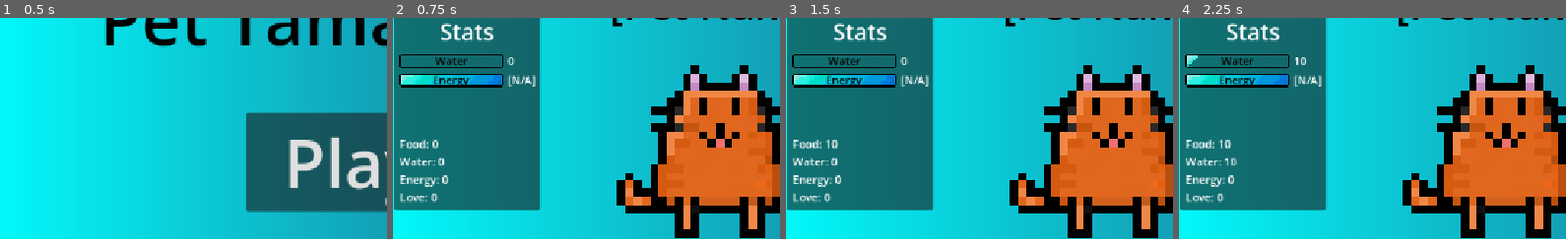
Above: before the commit, frames 1-4 (left to right).
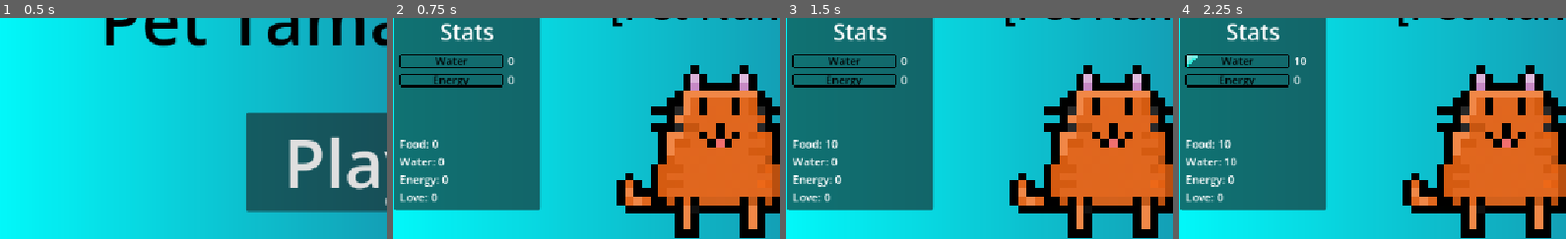
Above: after the commit, the same moments.

Repository: smallzdev/Tomagotchi-game
Game: Godot game, scene res://scenes/menus/main_menu.tscn
Two runs of this game, one before a commit and one after it. Both use one fixed random seed, a clock stepped at 60 frames per second and the inputs below.
Inputs:
- Up to frame 1 (0.5 s): no input
- Up to frame 2 (0.75 s): click "Play" at 0.5 s
- Up to frame 3 (1.5 s): click "food" at 1.25 s
- Up to frame 4 (2.25 s): click "water" at 2 s
The pictures show only the part of the screen within x 3-53%, y 24-74%; the shares and areas given below are measured in that part.

Frame 1 is identical in both runs. In frame 2, 1.4% of the frame differs, in the area x 2-37%, y 25-32%; in frame 3, 1.4%; in frame 4, 1.4%.

Commit message:
Energy Bar
Updated energy bar texture, and also made the energy bar work.

Diff:
--- a/scenes/menus/main_game_buttons.gd
+++ b/scenes/menus/main_game_buttons.gd
@@ -4,6 +4,8 @@
 @onready var statText = %statTextLabel
 @onready var waterStatText = %waterStatText
 @onready var waterStatBar = %waterStatBar
+@onready var energyStatText = %energyStatText
+@onready var energyStatBar = %energyStatBar
 
 func _ready() -> void:
 	# button variables
@@ -65,8 +67,11 @@
 	Energy: " + str(Global.energy) + "
 	Love: " + str(Global.love)
 	waterStatText.text = str(Global.water)
+	energyStatText.text = str(Global.energy)
 
 	# progress bar things
+
+	# water
 	if Global.water > 86:
 		waterStatBar.frame = 0
 	if Global.water > 72 and Global.water < 86:
@@ -84,5 +89,23 @@
 	if Global.water < 6:
 		waterStatBar.frame = 7
 
+	# energy
+	if Global.energy > 86:
+		energyStatBar.frame = 0
+	if Global.energy > 72 and Global.energy < 86:
+		energyStatBar.frame = 1
+	if Global.energy > 58 and Global.energy < 72:
+		energyStatBar.frame = 2
+	if Global.energy > 44 and Global.energy < 58:
+		energyStatBar.frame = 3
+	if Global.energy > 30 and Global.energy < 44:
+		energyStatBar.frame = 4
+	if Global.energy > 1 and Global.energy < 30:
+		energyStatBar.frame = 5
+	if Global.energy <= 12:
+		energyStatBar.frame = 6
+	if Global.energy < 6:
+		energyStatBar.frame = 7
+
 # ughghghg im mathed out. If you edit make sure to test
 # because the slightest mistake breaks it.
--- a/scenes/menus/main_game_scene.tscn
+++ b/scenes/menus/main_game_scene.tscn
@@ -6,6 +6,7 @@
 [ext_resource type="Texture2D" uid="uid://tlvriaji08jr" path="res://Resources/InUse/ReusedAssets/cat.png" id="3_pgmow"]
 [ext_resource type="Script" uid="uid://dmqw6rtj7oams" path="res://scenes/menus/pet_sprite.gd" id="5_qmn8o"]
 [ext_resource type="Texture2D" uid="uid://bglbjo6m1ylc" path="res://Resources/InUse/TamagotchiCustomAssets/waterbar.png" id="6_m1d2h"]
+[ext_resource type="Texture2D" uid="uid://cym1hx6fs3wcd" path="res://Resources/InUse/TamagotchiCustomAssets/energybar.png" id="6_qh74j"]
 
 [sub_resource type="Gradient" id="Gradient_ttbmu"]
 colors = PackedColorArray(0, 1, 1, 1, 0.13909006, 0.3063838, 0.46577227, 1)
@@ -27,6 +28,38 @@
 [sub_resource type="RectangleShape2D" id="RectangleShape2D_udkci"]
 size = Vector2(22.75, 22.333332)
 
+[sub_resource type="AtlasTexture" id="AtlasTexture_3qooa"]
+atlas = ExtResource("6_qh74j")
+region = Rect2(0, 0, 64, 64)
+
+[sub_resource type="AtlasTexture" id="AtlasTexture_06yng"]
+atlas = ExtResource("6_qh74j")
+region = Rect2(64, 0, 64, 64)
+
+[sub_resource type="AtlasTexture" id="AtlasTexture_36xus"]
+atlas = ExtResource("6_qh74j")
+region = Rect2(128, 0, 64, 64)
+
+[sub_resource type="AtlasTexture" id="AtlasTexture_ymjn7"]
+atlas = ExtResource("6_qh74j")
+region = Rect2(0, 64, 64, 64)
+
+[sub_resource type="AtlasTexture" id="AtlasTexture_sy1ir"]
+atlas = ExtResource("6_qh74j")
+region = Rect2(64, 64, 64, 64)
+
+[sub_resource type="AtlasTexture" id="AtlasTexture_krc6o"]
+atlas = ExtResource("6_qh74j")
+region = Rect2(128, 64, 64, 64)
+
+[sub_resource type="AtlasTexture" id="AtlasTexture_nry7q"]
+atlas = ExtResource("6_qh74j")
+region = Rect2(0, 128, 64, 64)
+
+[sub_resource type="AtlasTexture" id="AtlasTexture_51xs6"]
+atlas = ExtResource("6_qh74j")
+region = Rect2(64, 128, 64, 64)
+
 [sub_resource type="AtlasTexture" id="AtlasTexture_qh74j"]
 atlas = ExtResource("6_m1d2h")
 region = Rect2(64, 0, 64, 64)
@@ -63,6 +96,35 @@
 animations = [{
 "frames": [{
 "duration": 1.0,
+"texture": SubResource("AtlasTexture_3qooa")
+}, {
+"duration": 1.0,
+"texture": SubResource("AtlasTexture_06yng")
+}, {
+"duration": 1.0,
+"texture": SubResource("AtlasTexture_36xus")
+}, {
+"duration": 1.0,
+"texture": SubResource("AtlasTexture_ymjn7")
+}, {
+"duration": 1.0,
+"texture": SubResource("AtlasTexture_sy1ir")
+}, {
+"duration": 1.0,
+"texture": SubResource("AtlasTexture_krc6o")
+}, {
+"duration": 1.0,
+"texture": SubResource("AtlasTexture_nry7q")
+}, {
+"duration": 1.0,
+"texture": SubResource("AtlasTexture_51xs6")
+}],
+"loop": 1,
+"name": &"energy",
+"speed": 5.0
+}, {
+"frames": [{
+"duration": 1.0,
 "texture": SubResource("AtlasTexture_qh74j")
 }, {
 "duration": 1.0,
@@ -87,7 +149,7 @@
 "texture": SubResource("AtlasTexture_k65ab")
 }],
 "loop": 1,
-"name": &"default",
+"name": &"water",
 "speed": 5.0
 }]
 
@@ -204,6 +266,7 @@
 position = Vector2(88, 74)
 scale = Vector2(3, 3)
 sprite_frames = SubResource("SpriteFrames_udkci")
+animation = &"water"
 
 [node name="waterStatText" type="Label" parent="statsPannel" unique_id=728545345]
 unique_name_in_owner = true
@@ -231,6 +294,7 @@
 position = Vector2(88, 102)
 scale = Vector2(3, 3)
 sprite_frames = SubResource("SpriteFrames_udkci")
+animation = &"energy"
 
 [node name="energyStatText" type="Label" parent="statsPannel" unique_id=578847163]
 unique_name_in_owner = true
Binary file changed: Resources/InUse/TamagotchiCustomAssets/energybar.png
Not shown, changed: Resources/InUse/TamagotchiCustomAssets/energybar.png.import
Not shown, changed: Resources/InUse/TamagotchiCustomAssets/ArtCreationFiles/energybar.piskel
